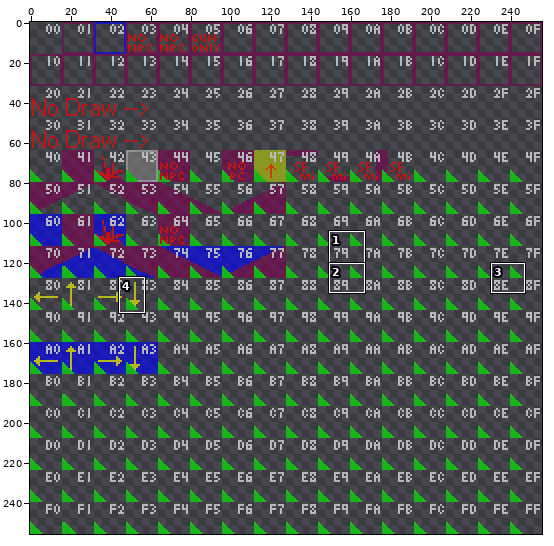
Two states of a pixel-art file, CaveStory/bl_tiletypes_wip.aseprite. The picture above shows the old version from afar; the outline marks the close-up.
Close-up. Before the commit:
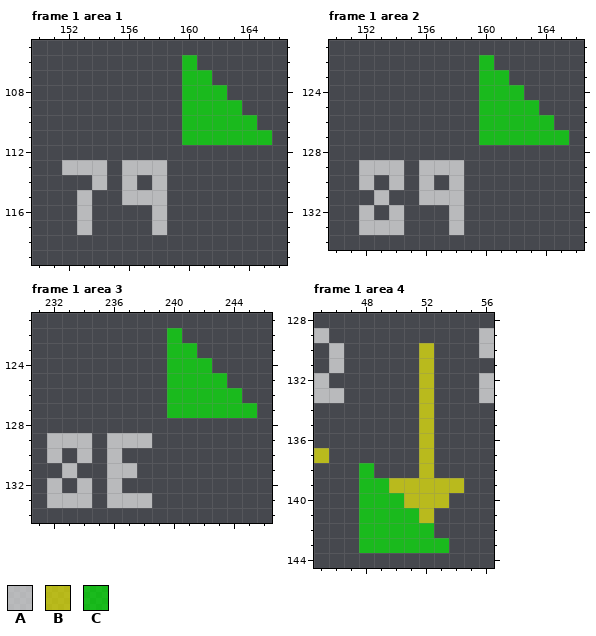
256x256 pixels, 1 frame. Colours within 5 levels of each other are drawn and written as one. Shown: frame 1 area 1: x 150..166, y 105..119; frame 1 area 2: x 150..166, y 121..134; frame 1 area 3: x 231..246, y 121..134; frame 1 area 4: x 45..56, y 128..144. The commit also changed other frames or places, which this record leaves out.
Visible layers, top first: "bl tiletypes", "text", "new tiles".
Palette (. is transparent): A #ffffff9f  B #ffff009f  C #00ff009f
Pixels before, frame 1 area 1, first column x 152:
106 ........C.....
107 ........CC....
108 ........CCC...
109 ........CCCC..
110 ........CCCCC.
111 ........CCCCCC
112 ..............
113 AAA.AAA.......
114 ..A.A.A.......
115 .A..AAA.......
116 .A....A.......
117 .A....A.......
Pixels before, frame 1 area 2, first column x 152:
122 ........C.....
123 ........CC....
124 ........CCC...
125 ........CCCC..
126 ........CCCCC.
127 ........CCCCCC
128 ..............
129 AAA.AAA.......
130 A.A.A.A.......
131 .A..AAA.......
132 A.A...A.......
133 AAA...A.......
Pixels before, frame 1 area 3, first column x 232:
122 ........C.....
123 ........CC....
124 ........CCC...
125 ........CCCC..
126 ........CCCCC.
127 ........CCCCCC
128 ..............
129 AAA.AAA.......
130 A.A.A.........
131 .A..AA........
132 A.A.A.........
133 AAA.AAA.......
Pixels before, frame 1 area 4, first column x 45:
129 A..........A
130 .A.....B...A
131 .A.....B....
132 A......B...A
133 AA.....B...A
134 .......B....
135 .......B....
136 .......B....
137 B......B....
138 ...C...B....
139 ...CCBBBBB..
140 ...CCCBBB...
141 ...CCCCB....
142 ...CCCCC....
143 ...CCCCCC...
And afterwards:
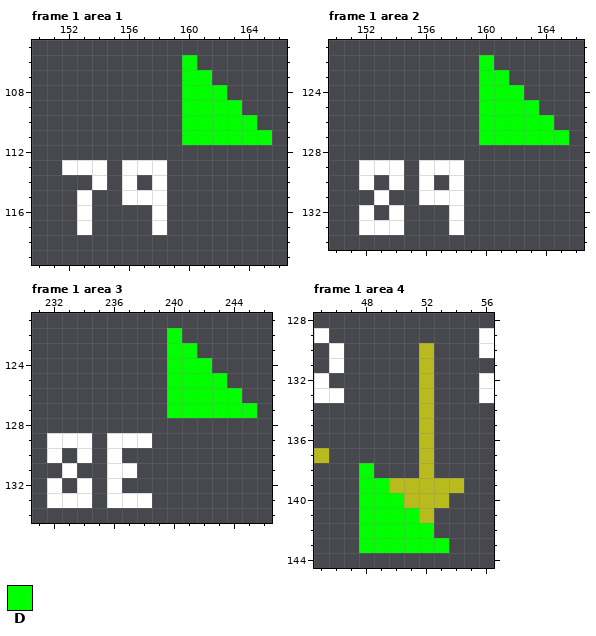
Colours new in this view: D #00ff00
Commit: add tile types png to boosters lab jar
The edit:
colour A: #ffffff9f -> #ffffff
Changed rows in their new state; - is a pixel that keeps its letter.
Frame 1 area 1, layer "bl tiletypes":
first column x 160:
106 D-----
107 DD----
108 DDD---
109 DDDD--
110 DDDDD-
111 DDDDDD
Frame 1 area 2, layer "bl tiletypes":
first column x 160:
122 D-----
123 DD----
124 DDD---
125 DDDD--
126 DDDDD-
127 DDDDDD
Frame 1 area 3, layer "bl tiletypes":
first column x 240:
122 D-----
123 DD----
124 DDD---
125 DDDD--
126 DDDDD-
127 DDDDDD
Frame 1 area 4, layer "bl tiletypes":
first column x 48:
138 D-----
139 DD----
140 DDD---
141 DDDD--
142 DDDDD-
143 DDDDDD
